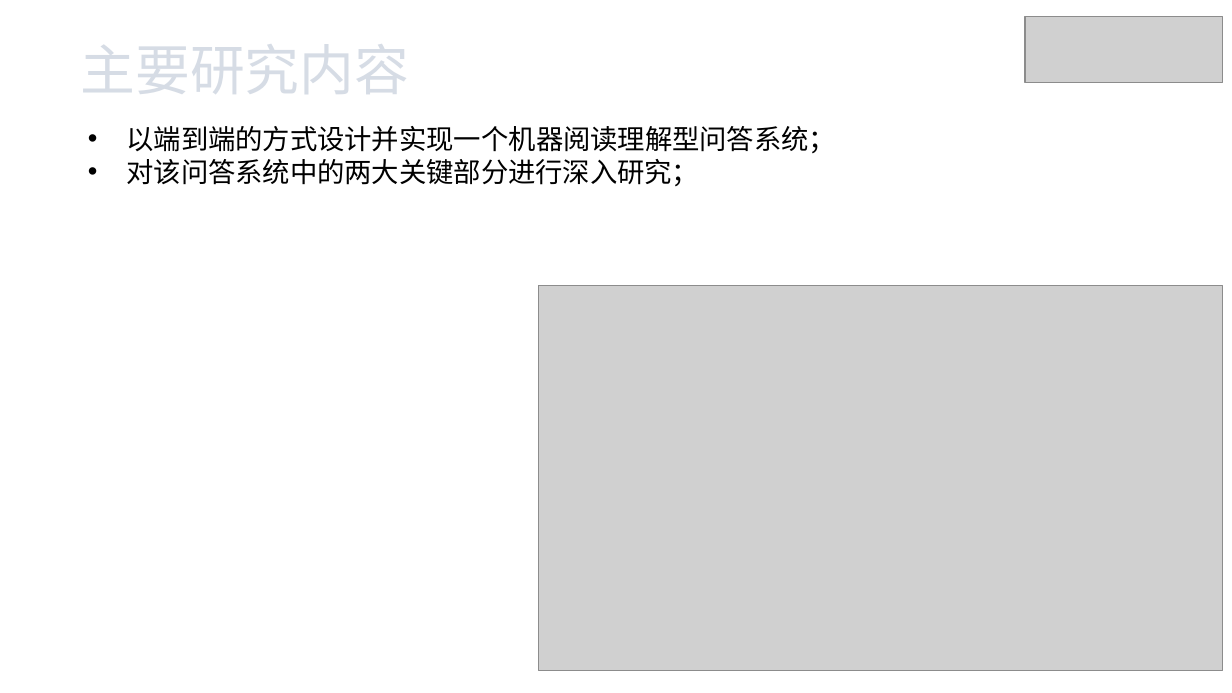
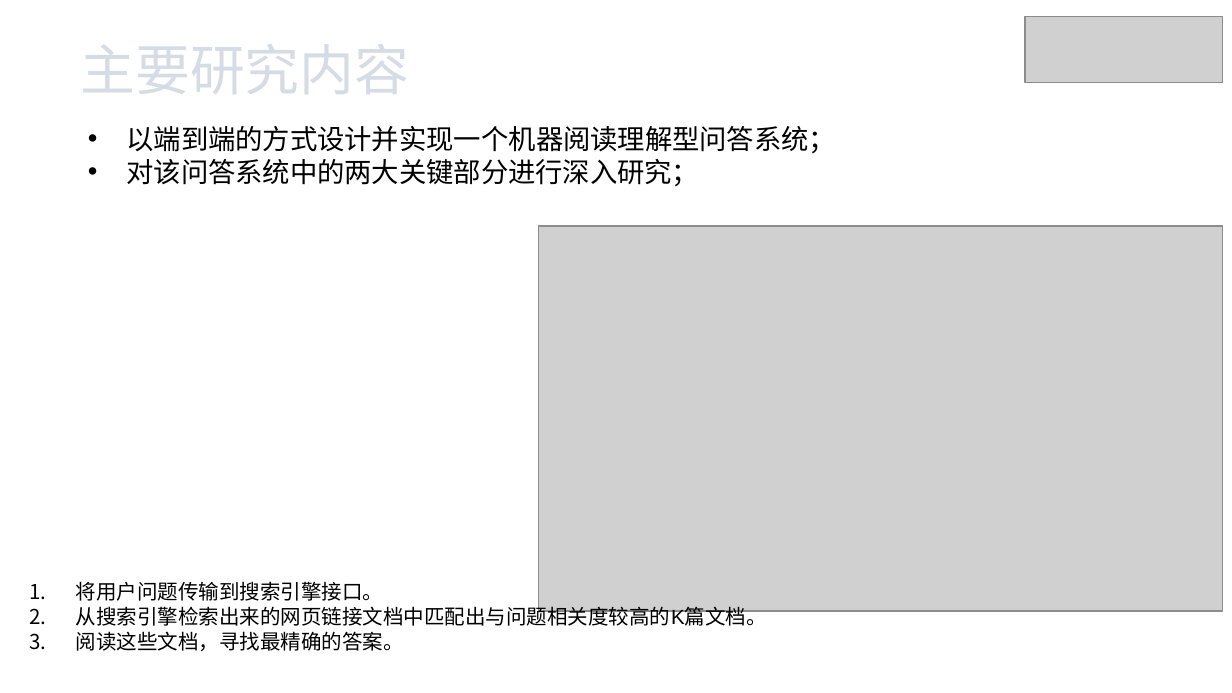
Before and after one commit to xhsun1997/ChineseMRC, a slide deck: slide 9 of 孙相会.pptx. Drawn at 1232x693 pixels with LibreOffice and Linux fonts; fonts in the diff are those of the drawing; grey boxes stand for pictures. Boxes give left, top, right and bottom in pixels: in the first picture for what was removed or moved away, otherwise in the second. Text is boxed around its words. In the diff, an @@ line names an element or a change of style, - is before the commit and + after.

Commit message:
add ppt

```diff
--- a/孙相会.pptx
+++ b/孙相会.pptx
@@ picture: place and size @@
-picture at (538,286,1222,671)
+picture at (538,225,1222,611)
@@ text added at (76,581,767,651), 12 pt, text #000000 @@
+1. 将用户问题传输到搜索引擎接口。
+2. 从搜索引擎检索出来的网页链接文档中匹配出与问题相关度较高的K篇文档。
+3. 阅读这些文档，寻找最精确的答案。
```
Also in this commit, not shown: 6 other slides changed, 7 slides added, 12 slides removed.
